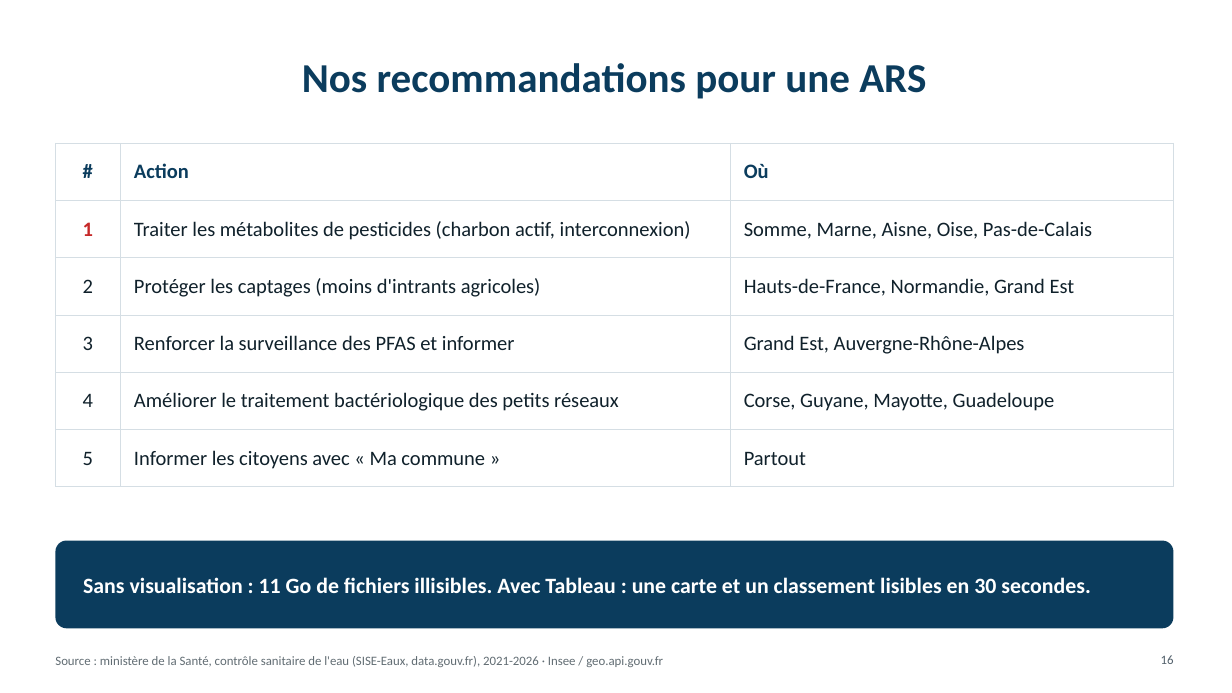
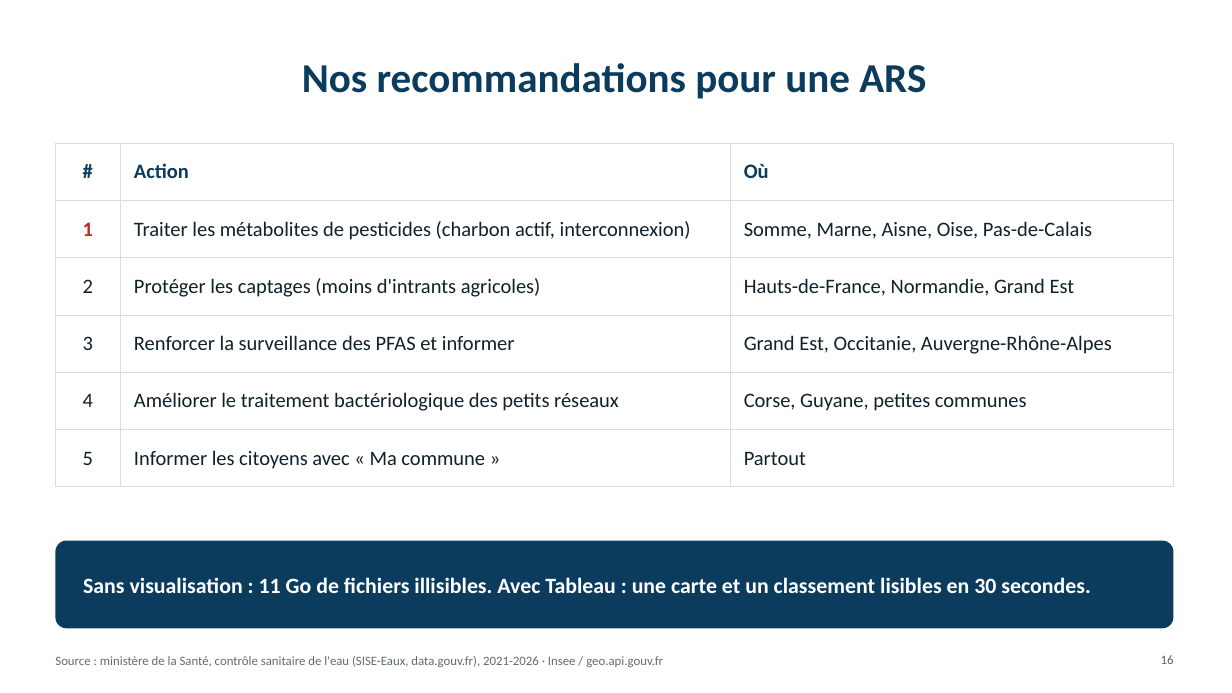
Before and after one commit to akka-ben/dataviz-qualite-eau, a slide deck: slide 16 of Presentation_Eau_du_robinet_v2.pptx. Drawn at 1232x693 pixels with LibreOffice and Linux fonts; fonts in the diff are those of the drawing. Boxes give left, top, right and bottom in pixels: in the first picture for what was removed or moved away, otherwise in the second. Text is boxed around its words. In the diff, an @@ line names an element or a change of style, - is before the commit and + after.

```diff
--- a/Presentation_Eau_du_robinet_v2.pptx
+++ b/Presentation_Eau_du_robinet_v2.pptx
@@ table at (x1=55, y1=143, x2=1174, y2=473) @@
-row 4, column 3: Grand Est, Auvergne-Rhône-Alpes
+row 4, column 3: Grand Est, Occitanie, Auvergne-Rhône-Alpes
-row 5, column 3: Corse, Guyane, Mayotte, Guadeloupe
+row 5, column 3: Corse, Guyane, petites communes
```
Also in this commit, not shown: 11 other slides changed, 23 other files.
